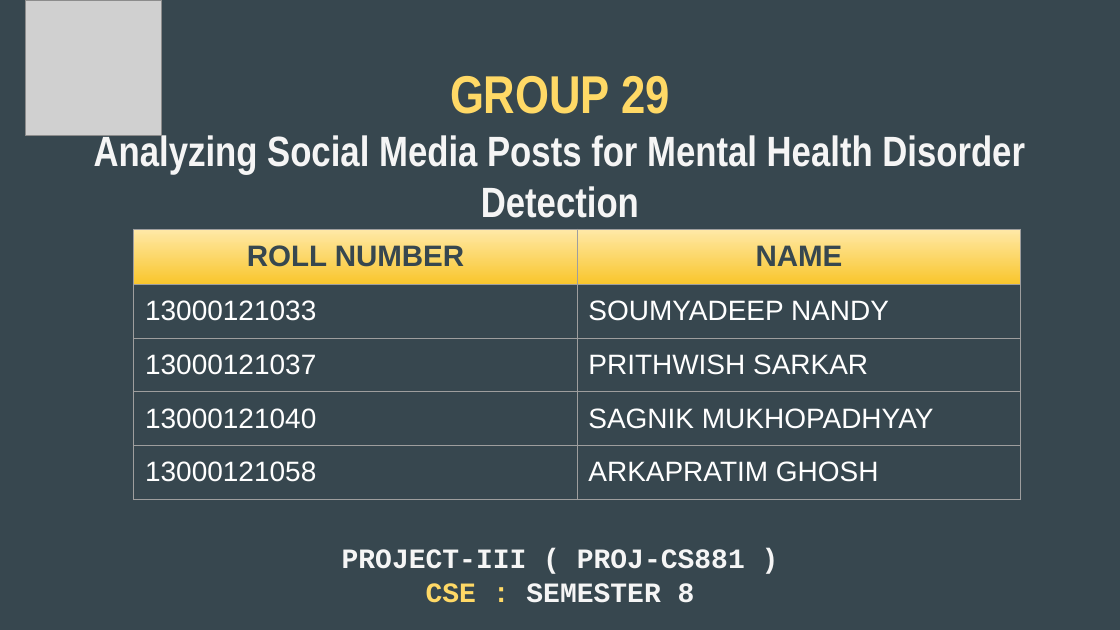
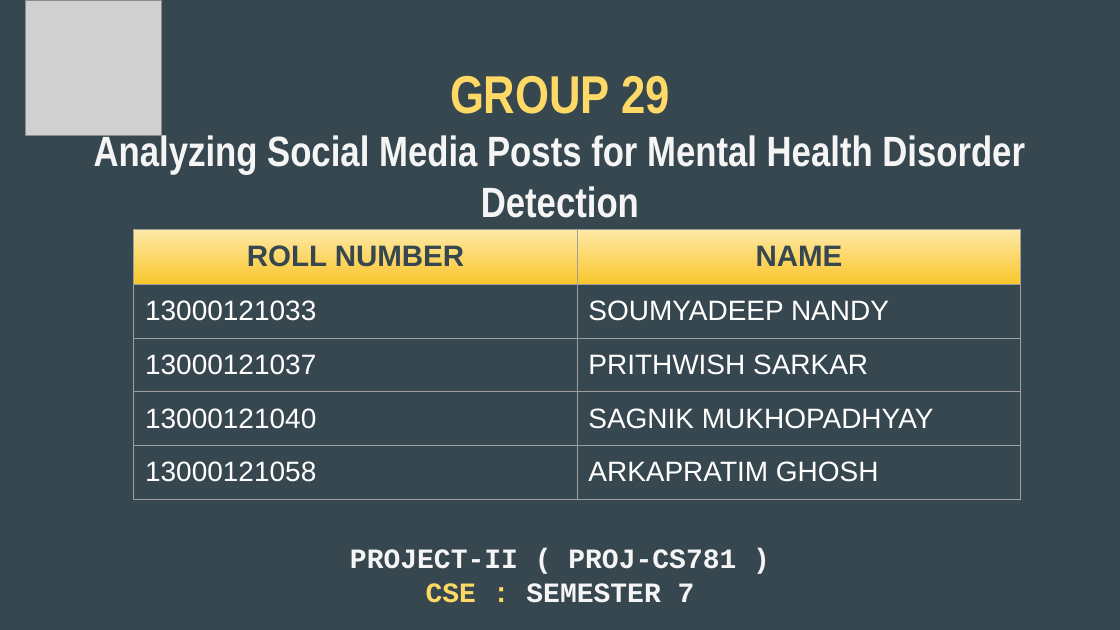
Before and after one commit to arkapg211002/MAFSMBMDDPWI-FYP-2025, a slide deck: slide 1 of OTHER FILES/GR29 ASMPFMHDD SLIDE-DECK.pptx. Drawn at 1120x630 pixels with LibreOffice and Linux fonts; fonts in the diff are those of the drawing; grey boxes stand for pictures. Boxes give left, top, right and bottom in pixels: in the first picture for what was removed or moved away, otherwise in the second. Text is boxed around its words. In the diff, an @@ line names an element or a change of style, - is before the commit and + after.

```diff
--- a/OTHER FILES/GR29 ASMPFMHDD SLIDE-DECK.pptx
+++ b/OTHER FILES/GR29 ASMPFMHDD SLIDE-DECK.pptx
@@ text at [350,549,736,603]: text changed @@
-PROJECT-III ( PROJ-CS881 )
-CSE : SEMESTER 8
+PROJECT-II ( PROJ-CS781 )
+CSE : SEMESTER 7
```
Also in this commit, not shown: 5 other slides changed, 1 slide removed, 2 other files.
